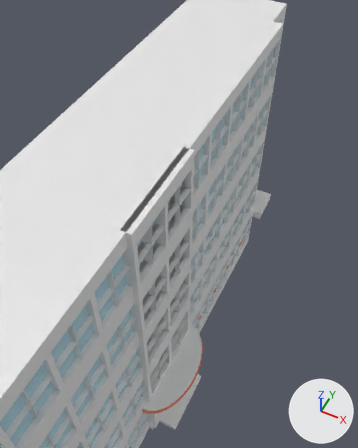
A saved change to the Blender file building/blend/6building.blend.
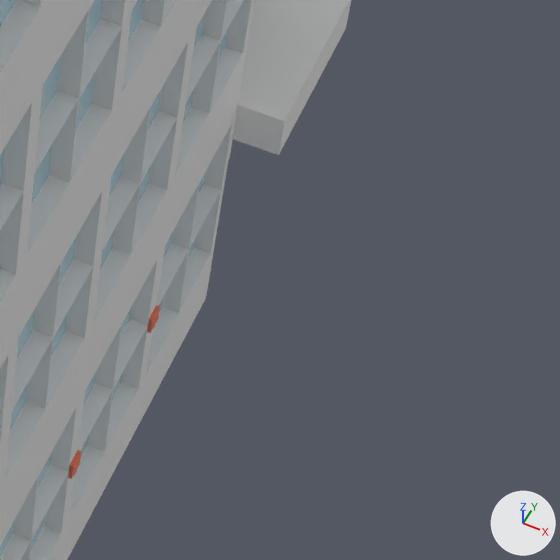
Old and new are each drawn from a camera (50 mm lens) standing at (80.5, -97.8, 263.2) and looking at (-23.2, 109.6, 4.0) and again close up on the part from 60% to 85% of the width and 44% to 63% of the height. Every picture has the same lights, and +X, +Y and +Z are marked at lower right.

Names of what the first close-up shows: 'main', 'rightside-in-right', '정면창문'.
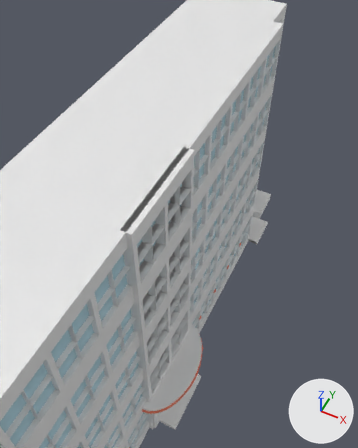
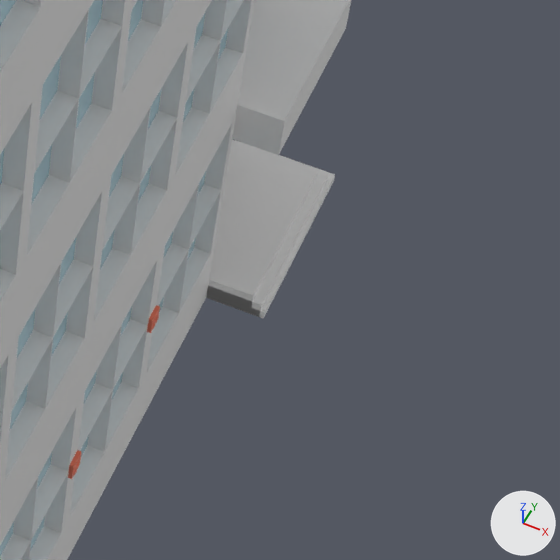
Boxes (x1, y1, x2, y2) around the edits, measured in the close-ups (560 x 560 px):
'Cube.014', added
    after: (206, 140, 318, 312)
'Cube.013', added
    after: (206, 140, 329, 317)
'Cube.015', added
    after: (250, 145, 335, 319)

What the commit changed:
Object 'Cube.015' (ob_cube_015) is new; it shows a copy of the mesh of ob_rightside_in_right.
Its location is (26.0, 131.0, 0.5).
Its scale is (5.5, 11.0, 0.5).
Object 'Cube.014' (ob_cube_014) is new; it shows a copy of the mesh of ob_rightside_in_right.
Its location is (25.0, 130.0, 1.5).
Its scale is (5.0, 10.0, 1.5).
Object 'Cube.013' (ob_cube_013) is new; it shows a copy of the mesh of ob_rightside_in_right.
Its location is (25.5, 130.5, 1.0).
Its scale is (5.5, 10.5, 1.0).
